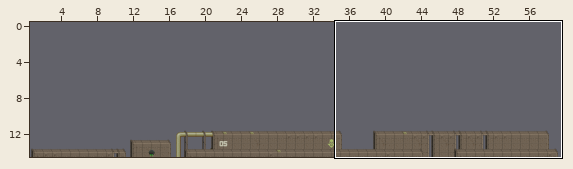
Tiled map, stored at BitBlast/Resources/newChunk3.tmx. The first picture is a wide view before the edit; the outline marks the close-up.
Close-up. As it was:
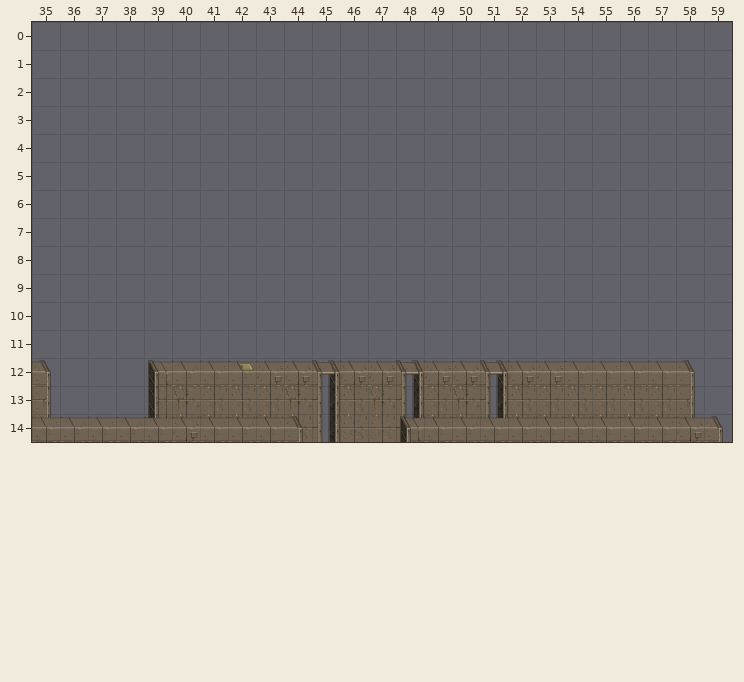
Cells are 128x128 px. Shown: x 35..59, y 0..14. The commit also changed other parts of the map, which this record leaves out.
New version:
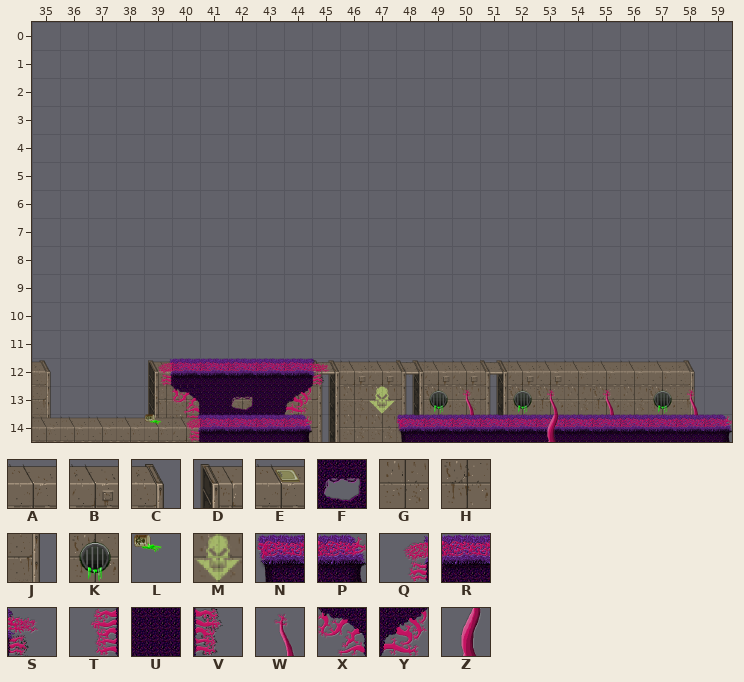
Key: from "tiles_aubrey": A 18, B 19, C 21, D 22, E 24, F 27, G 34, H 35, J 37, K 59, L 61, M 90, N 91, P 92, Q 106, R 107, S 108, T 122, U 123, V 124, W 134, X 138, Y 139, Z 150.
_ is an empty cell, # one hidden under a higher layer.
Tiles of an added or newly shown layer are drawn over the layers below it.
See-through tiles are keyed as they look on the map.
The edit:
Layer "Background2":
y 13: x 40 _ -> G; x 42 _ -> G; x 44 _ -> G; x 47 # -> G; x 50 # -> G; x 55 _ -> H; x 58 _ -> J
y 14: x 40 _ -> G; x 44 _ -> G; x 50 # -> G; x 55 _ -> H; x 58 _ -> J
Layer "Background":
y 13: x 40..44 HGGGH -> XUFUY; x 47 H -> M; x 49..50 GH -> KW; x 52..53 GG -> KH; x 55 G -> W; x 57..58 GJ -> KW
y 14: x 40..44 GGGGG -> TUUUV; x 50 G -> Z; x 53 G -> H; x 55 G -> Z; x 58 J -> Z
Layer "CollisionTop":
y 12: x 40..44 AAEBB -> RRRRR
y 14: x 41..44 AAAC -> RRRP; x 48..59 DAAAAAAAAABC -> NRRRRRRRRRRP
Layer "Backdrop" (added):
y 12: x 39 _ -> Q; x 45 _ -> S
y 14: x 39..40 __ -> LQ
Layer "Foreground":
y 13: x 53 _ -> W
y 14: x 53 _ -> Z
Boxes around the changes in both close-ups, in picture pixels (x1, y1, x2, y2):
changed: (145, 358, 330, 442)
changed: (369, 386, 732, 442)
